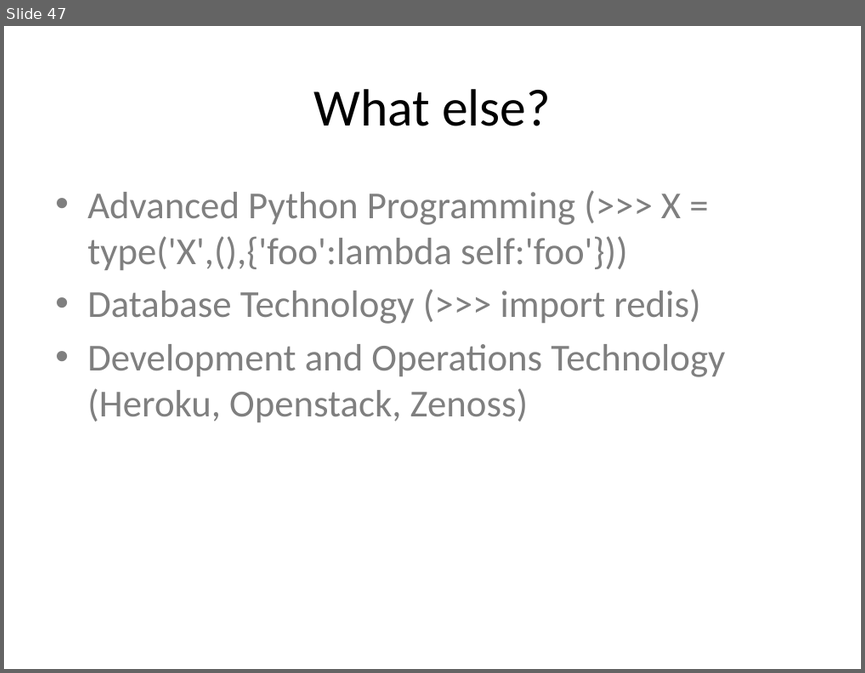
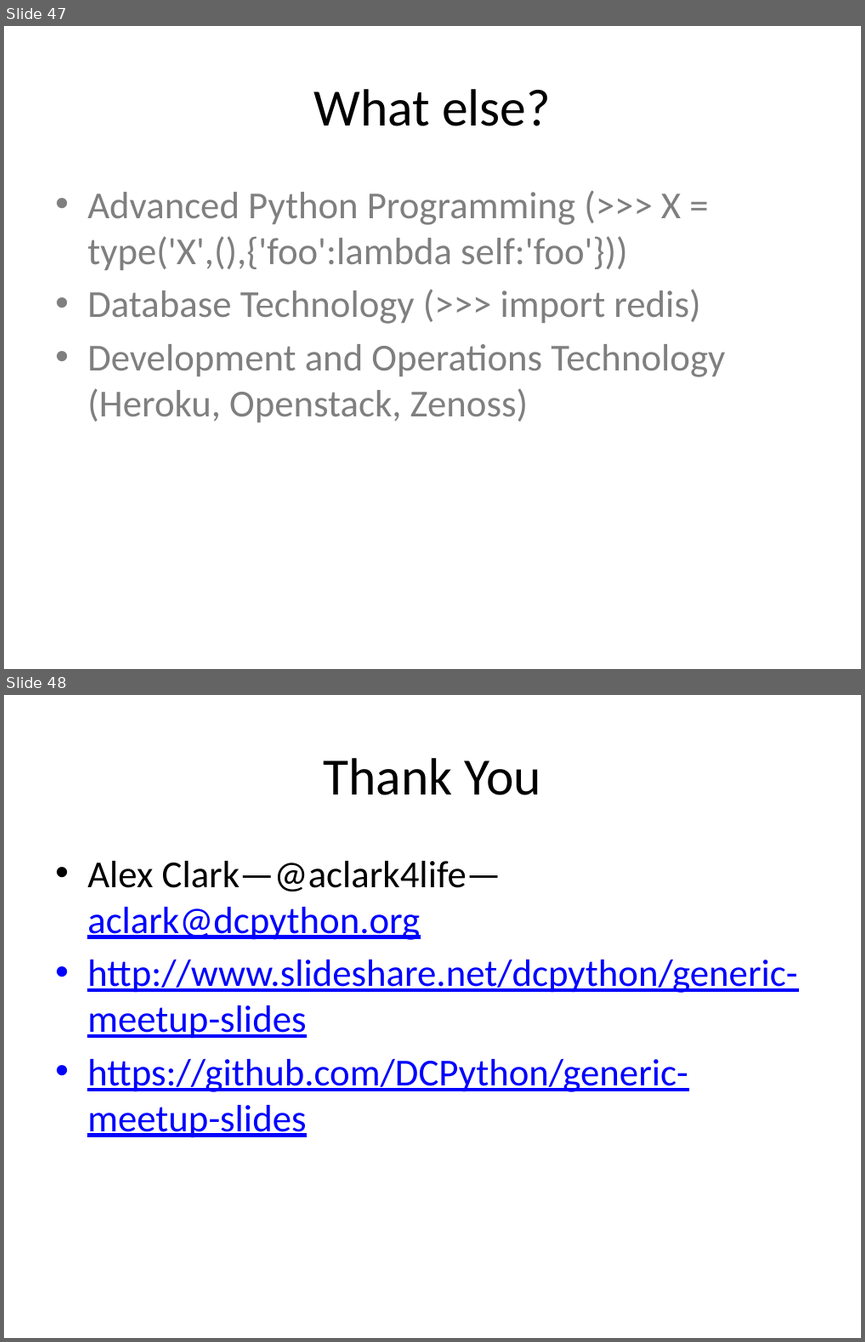
Before and after one commit to DCPython/generic-meetup-slides, a slide deck: DC Python Generic Meetup Slides.pptx. Shown one above the other, each under a label of ours: slide 47 before the commit, slides 47 and 48 after it. The pictures are 865x673 and 865x1342 pixels, drawn with LibreOffice and Linux fonts; fonts in the diff are those of the drawing. Boxes give left, top, right and bottom in pixels: in the first picture for what was removed or moved away, otherwise in the second. Text is boxed around its words. In the diff, an @@ line names an element or a change of style, - is before the commit and + after.

```diff
--- a/DC Python Generic Meetup Slides.pptx
+++ b/DC Python Generic Meetup Slides.pptx
@@ slide 48 added at [4, 695, 861, 1338], background #FFFFFF @@
@@ title added at [324, 758, 541, 795], 44 pt, text #000000 @@
+Thank You
@@ text added at [87, 861, 797, 1138], 32 pt, text #0000FF, underline @@
+• Alex Clark—@aclark4life— aclark@dcpython.org
+• http://www.slideshare.net/dcpython/generic-meetup-slides
+• https://github.com/DCPython/generic-meetup-slides
```
Also in this commit, not shown: 1 slide changed, 1 other file.
